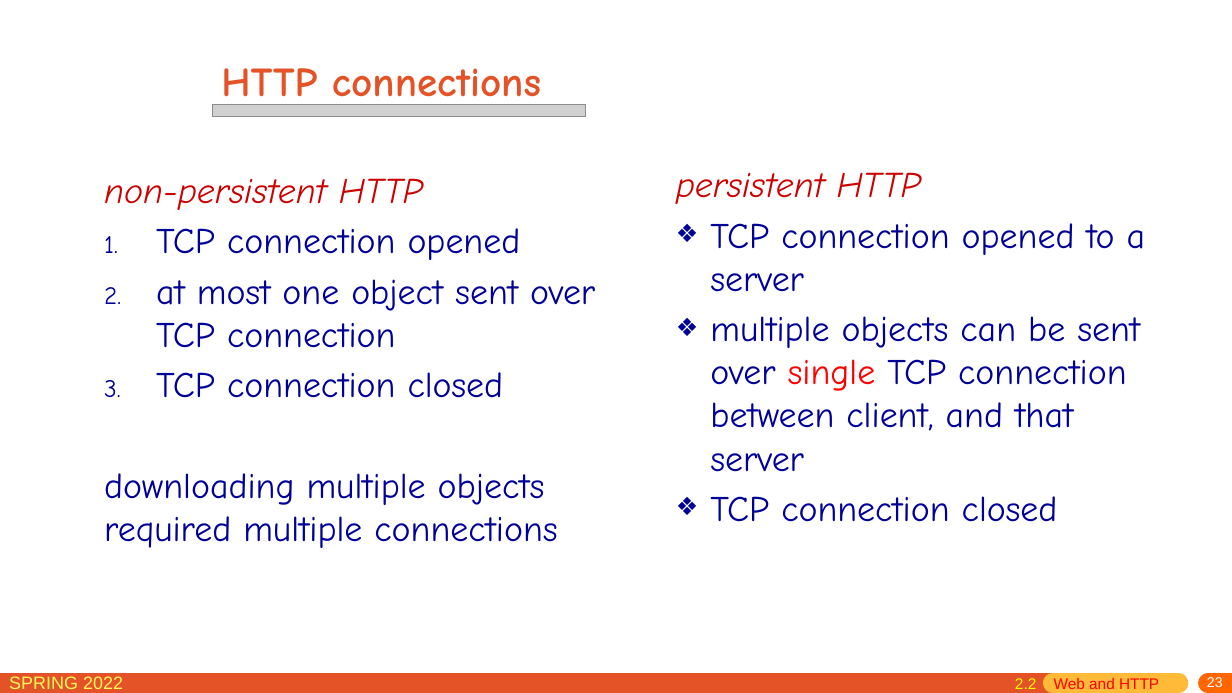
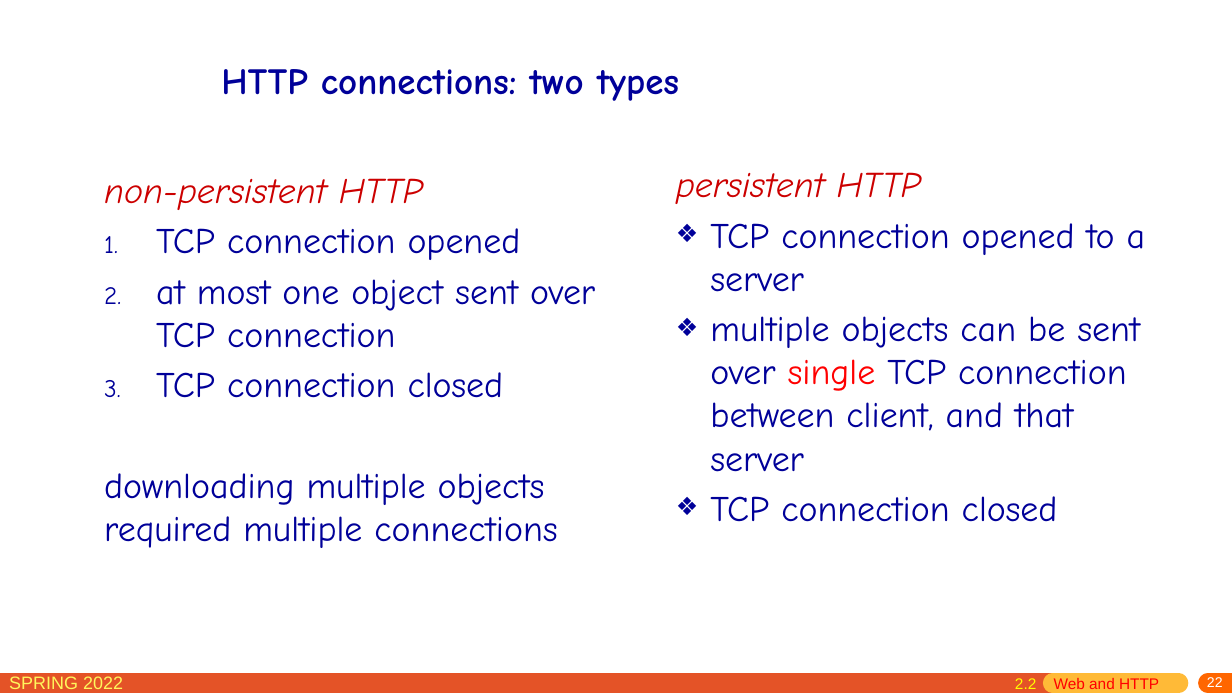
Before and after one commit to network-whu/slides, a slide deck: slide 22 of pptx/chapter2.pptx (slide 23 before the commit). Drawn at 1232x693 pixels with LibreOffice and Linux fonts; fonts in the diff are those of the drawing; grey boxes stand for pictures. Boxes give left, top, right and bottom in pixels: in the first picture for what was removed or moved away, otherwise in the second. Text is boxed around its words. In the diff, an @@ line names an element or a change of style, - is before the commit and + after.

```diff
--- a/pptx/chapter2.pptx
+++ b/pptx/chapter2.pptx
@@ title at box(221, 69, 679, 101): text changed; size 32 to 28.8 pt; text colour #E45327 to #000099 @@
-HTTP connections
+HTTP connections: two types
@@ picture removed at box(213, 104, 586, 116) @@
@@ page number at box(1207, 677, 1223, 687): text changed @@
-23
+22
```
Also in this commit, not shown: 107 other slides changed, 1 slide removed.
